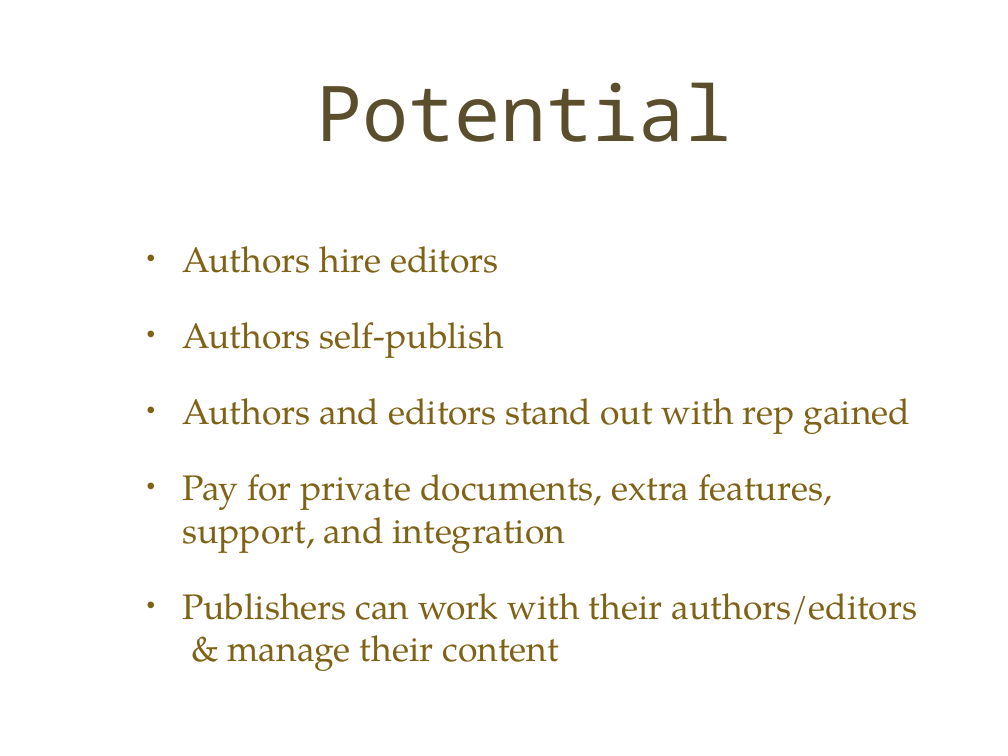
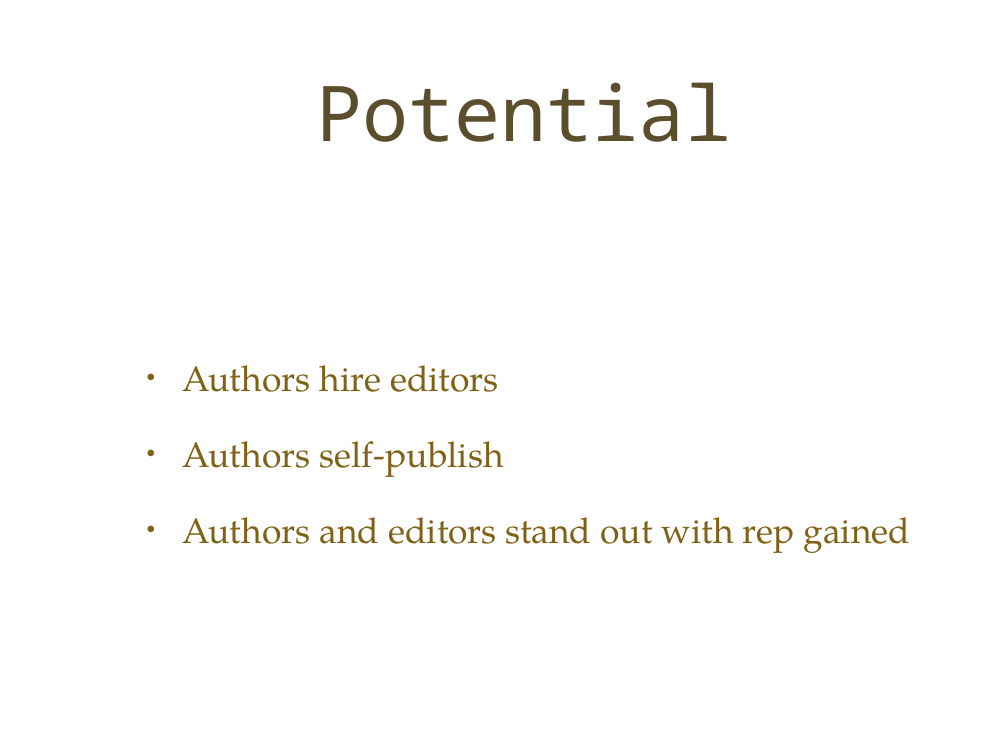
Before and after one commit to nullsix/fueledby.us-demo, a slide deck: slide 10 of pitch/pitch.ppt (slide 9 before the commit). Drawn at 1008x756 pixels with LibreOffice and Linux fonts; fonts in the diff are those of the drawing; background and template pictures are left out. Boxes give left, top, right and bottom in pixels: in the first picture for what was removed or moved away, otherwise in the second. Text is boxed around its words. In the diff, an @@ line names an element or a change of style, - is before the commit and + after.

```diff
--- a/pitch/pitch.ppt
+++ b/pitch/pitch.ppt
@@ text at (x1=182, y1=474, x2=917, y2=671): paragraphs removed @@
-• Pay for private documents, extra features, support, and integration
-• Publishers can work with their authors/editors & manage their content
```
Also in this commit, not shown: 7 other slides changed, 2 slides added, 2 other files.
